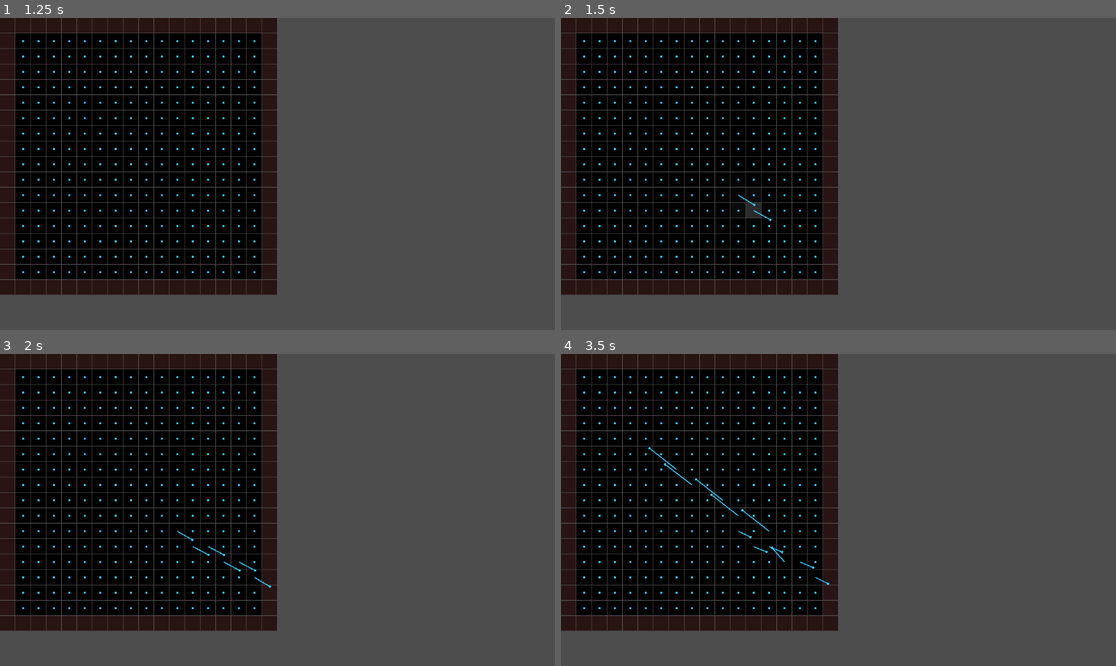
Above: before the commit, frames 1-4 (two rows, left to right).
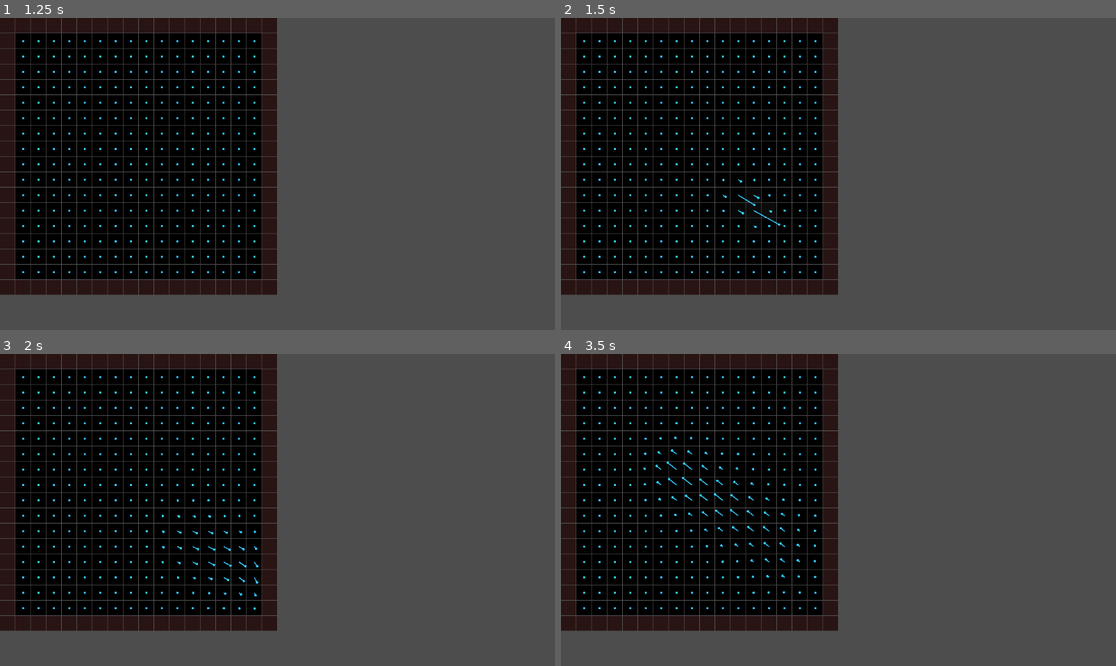
Above: after the commit, the same moments.

Repository: rskupnik/godot-fluid-simulation-demo
Game: Godot game, scene res://root.tscn
Two runs of this game, one before a commit and one after it. Both use one fixed random seed, a clock stepped at 60 frames per second and the inputs below.
Inputs (mouse positions are in pixels of both pictures, inside the frame that each line leads up to):
- Up to frame 1 (1.25 s): tap Enter at 0.5 s; move the mouse to (399, 158) at 0.52 s; click (399, 158) at 0.67 s
- Up to frame 2 (1.5 s): tap Space at 1.25 s; drag from (727, 189) to (810, 236) at 1.27 s
- Up to frame 3 (2 s): no input
- Up to frame 4 (3.5 s): move the mouse to (894, 441) at 2.02 s; click (894, 441) at 2.17 s; drag from (810, 572) to (672, 463) at 2.77 s

Frame 1 is identical in both runs. In frame 2, 0.2% of the frame differs, in the area x 26-41%, y 46-72%; in frame 3, 0.3%; in frame 4, 0.7%, in the area x 12-49%, y 21-77%.

Commit message:
add velocity diffusion

Diff:
--- a/fluid_grid.gd
+++ b/fluid_grid.gd
@@ -10,6 +10,8 @@
 @export var velocity_draw_scale := 20.0
 @export var velocity_add_scale := 0.06
 @export var velocity_fade_rate := 0.2			# Strength of velocity fade effect
+@export var velocity_diffuse_rate := 0.001		# Strength of velocity diffusion effect
+@export var velocity_diffuse_iterations := 20	# How many iterations when diffusing velocity
 
 var is_dragging := false
 var last_mouse_cell := Vector2i.ZERO
@@ -81,6 +83,11 @@
 func copy_density_to_prev() -> void:
 	for idx in range(size):
 		density_prev[idx] = density[idx]
+
+func copy_velocity_to_prev() -> void:
+	for idx in range(size):
+		u_prev[idx] = u[idx]
+		v_prev[idx] = v[idx]
 
 # Advection of density means "moving density through the velocity field"
 # With this function we make our density react to the velocity and move along it
@@ -171,7 +178,7 @@
 	# This is the strength of diffusion effect for this frame
 	# Delta is how much time passed
 	# Then we have the density diffusion strength parameter
-	# Finally we multiply by N squared so it square with cell size
+	# Finally we multiply by N squared so it scales with cell size
 	var a := delta * density_diffuse_rate * N * N
 
 	for k in range(density_diffuse_iterations):
@@ -189,6 +196,48 @@
 					)
 				) / (1.0 + 4.0 * a)					# This balances the math, since we add densities from 5 cells (this one + 4 neighbours). Without this, the density would grow too much (try it!)
 		set_bnd(BoundaryType.DENSITY, density)
+
+# Diffusion here can be understood as "spreading among neighbour cells"
+# Just as we diffuse density, we now do the same for velocity
+# This is pretty much exactly the same as density diffusion, except it does it for two arrays
+# (because we store horizontal and vertical velocity separately)
+# It uses the same "Gauss-Seidel relaxation" formula
+func diffuse_velocity(delta: float) -> void:
+
+	# This is the strength of diffusion effect for this frame
+	# Delta is how much time passed
+	# Then we have the velocity diffusion strength parameter
+	# Finally we multiply by N squared so it scales with cell size
+	var a := delta * velocity_diffuse_rate * N * N
+
+	for k in range(velocity_diffuse_iterations):
+		for j in range(1, N + 1):
+			for i in range(1, N + 1):
+				var idx := IX(i, j)
+
+				# Those are exactly the same formulas as for density
+				# See density diffusion function for explanations :)
+				u[idx] = (
+					u_prev[idx] +
+					a * (
+						u[IX(i - 1, j)] +
+						u[IX(i + 1, j)] +
+						u[IX(i, j - 1)] +
+						u[IX(i, j + 1)]
+					)
+				) / (1.0 + 4.0 * a)
+
+				v[idx] = (
+					v_prev[idx] +
+					a * (
+						v[IX(i - 1, j)] +
+						v[IX(i + 1, j)] +
+						v[IX(i, j - 1)] +
+						v[IX(i, j + 1)]
+					)
+				) / (1.0 + 4.0 * a)
+		set_bnd(BoundaryType.VELOCITY_HORIZONTAL, u)
+		set_bnd(BoundaryType.VELOCITY_VERTICAL, v)
 
 # This is the "original" function as defined in the Stam paper
 # It is NOT USED by this program. I left it only for reference
@@ -325,6 +374,9 @@
 # It's the heart of our simulation
 # The "delta" variable hold the amount of time that passed since the last frame
 func _process(delta: float) -> void:
+	copy_velocity_to_prev()
+	diffuse_velocity(delta)
+
 	copy_density_to_prev()
 	diffuse_density(delta)
 
--- a/root.tscn
+++ b/root.tscn
@@ -6,3 +6,5 @@
 
 [node name="FluidGrid" type="Node2D" parent="." unique_id=200343285]
 script = ExtResource("1_pq8q7")
+velocity_add_scale = 0.12
+velocity_diffuse_rate = 0.01
